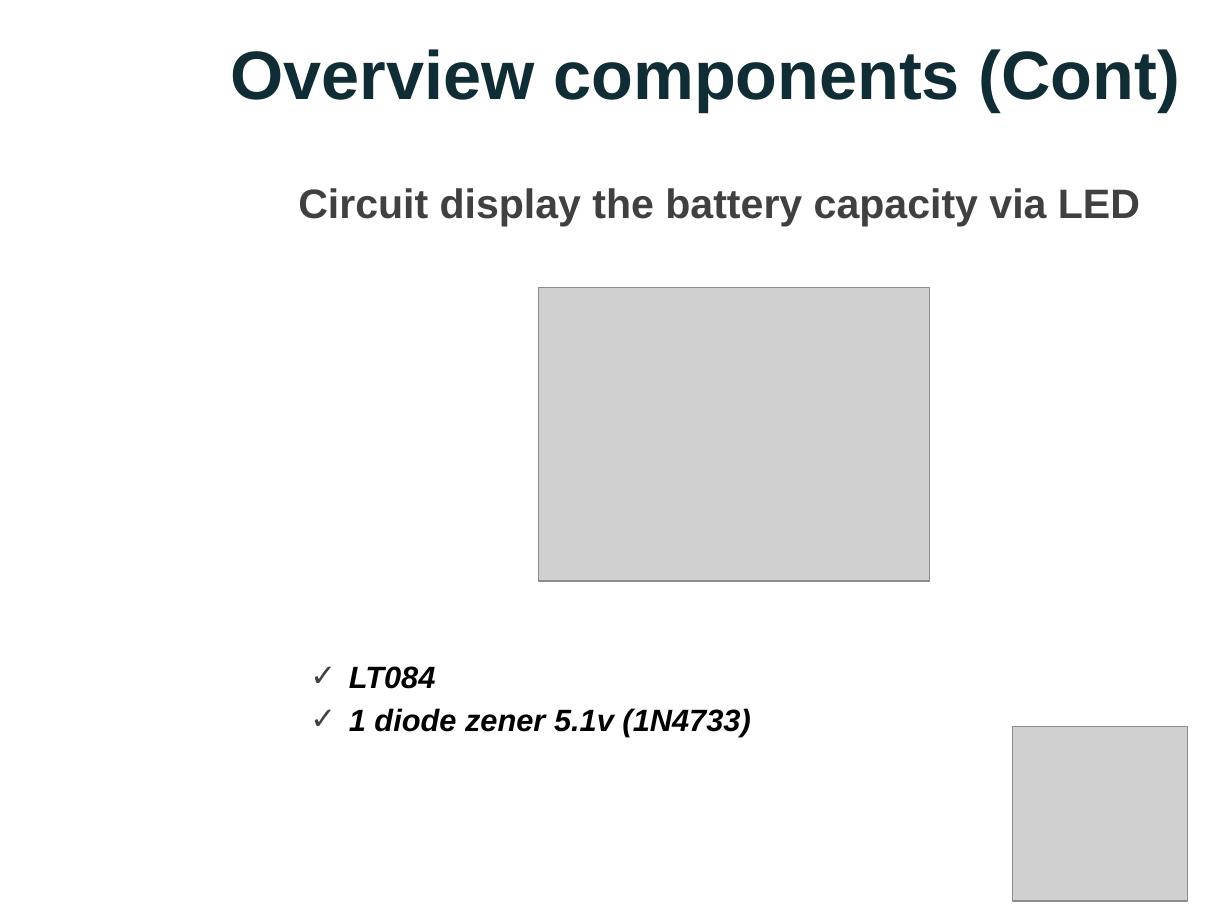
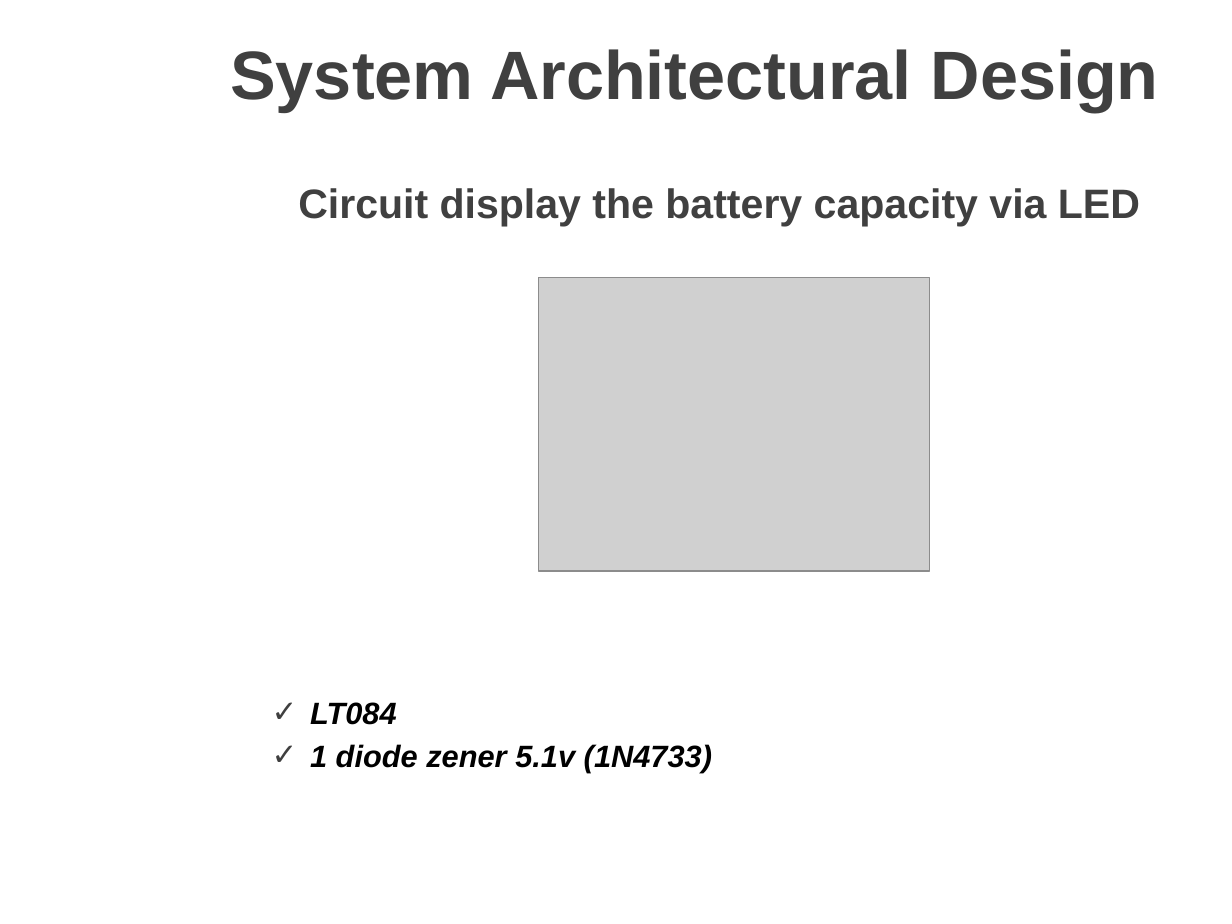
Before and after one commit to nicknguyen071093/CapstoneProject, a slide deck: slide 12 of Thuyettrinh/PPGroup 5.pptx (slide 11 before the commit). Drawn at 1232x924 pixels with LibreOffice and Linux fonts; fonts in the diff are those of the drawing; grey boxes stand for pictures; background and template pictures are left out. Boxes give left, top, right and bottom in pixels: in the first picture for what was removed or moved away, otherwise in the second. Text is boxed around its words. In the diff, an @@ line names an element or a change of style, - is before the commit and + after.

```diff
--- a/Thuyettrinh/PPGroup 5.pptx
+++ b/Thuyettrinh/PPGroup 5.pptx
@@ title at (230, 49, 1159, 111): text changed; text colour #102C34 to #404040 @@
-Overview components (Cont)
+System Architectural Design
@@ picture: place and size @@
-picture at (538, 288, 930, 582)
+picture at (538, 278, 930, 572)
@@ text "LT084": place and size @@
-text "LT084" at (349, 666, 750, 736)
+text "LT084" at (310, 702, 712, 773)
@@ picture removed at (1013, 727, 1188, 902) @@
```
Also in this commit, not shown: 9 other slides changed, 18 slides added, 5 slides removed.
